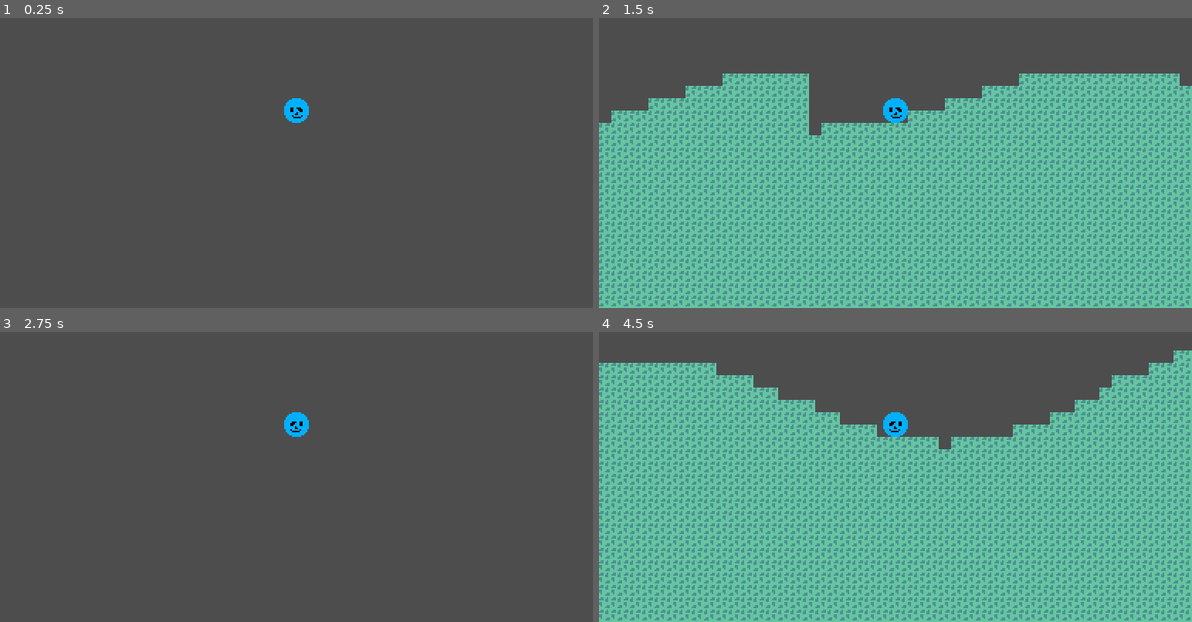
Above: before the commit, frames 1-4 (two rows, left to right).
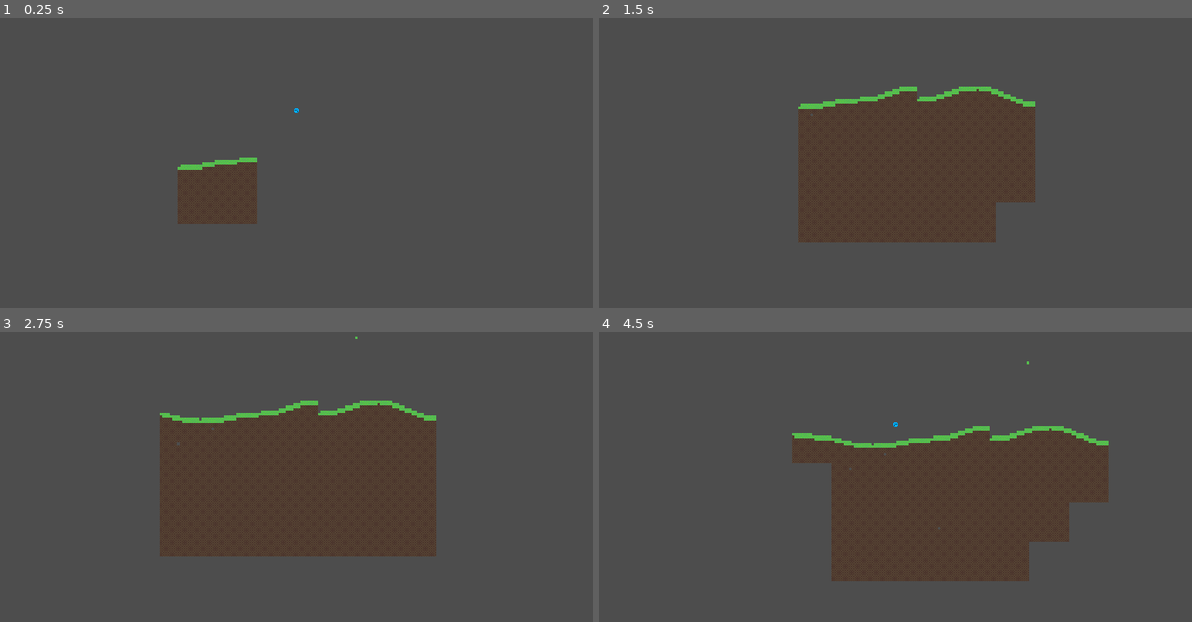
Above: after the commit, the same moments.

Repository: LordOfCheese1/sandbox_project
Game: Godot game, scene res://scenes/world.tscn
Same seed, same stepped clock (60 frames per second), same inputs: the game is played once before the commit and once after it.
Inputs (mouse positions are in pixels of both pictures, inside the frame that each line leads up to):
- Up to frame 1 (0.25 s): no input
- Up to frame 2 (1.5 s): move the mouse to (1025, 90) at 0.52 s; press the mouse at (1025, 90) at 0.53 s; hold D (right) from 0.53 s (still down); tap Space (jump) at 0.77 s; move the mouse to (776, 131) at 1.27 s; release the mouse at (776, 131) at 1.28 s; tap E (test, bound only after the commit) at 1.35 s
- Up to frame 3 (2.75 s): tap Space (jump) at 1.52 s; click (177, 445) at 1.55 s; move the mouse to (355, 337) at 2.02 s; release D (right) at 2.03 s; hold A (left) from 2.03 s (still down); hold Right mouse button (test, bound only before the commit) from 2.03 s (still down); click (355, 337) at 2.3 s
- Up to frame 4 (4.5 s): tap Enter at 2.75 s; move the mouse to (865, 503) at 2.77 s; release A (left) at 2.78 s; release Right mouse button (test, bound only before the commit) at 2.78 s; hold D (right) 2.78-4.28 s; click (865, 503) at 2.85 s; tap Space (jump) at 3.02, 3.77 s; move the mouse to (1073, 482) at 3.52 s; press the mouse at (1073, 482) at 3.53 s; move the mouse to (717, 363) at 4.27 s; release the mouse at (717, 363) at 4.28 s; hold A (left) from 4.28 s (still down); tap E (test, bound only after the commit) at 4.35 s

The runs differ from the first frame. In frame 1, 3.2% of the frame differs, in the area x 29-53%, y 27-72%; in frame 2, 76%; in frame 3, 24%; in frame 4, 78%, in the area x 0-100%, y 6-100%.

Commit message:
edits to the terrain

Diff:
--- /dev/null
+++ b/prefabs/autoloads/save_values.tscn
@@ -0,0 +1,6 @@
+[gd_scene load_steps=2 format=3 uid="uid://1oalbpsahyyu"]
+
+[ext_resource type="Script" path="res://scripts/autoloads/save_values.gd" id="1_fdwgc"]
+
+[node name="SaveValues" type="Node2D"]
+script = ExtResource("1_fdwgc")
--- /dev/null
+++ b/prefabs/autoloads/world_map_tools.tscn
@@ -0,0 +1,6 @@
+[gd_scene load_steps=2 format=3 uid="uid://7qmwwmxoy2px"]
+
+[ext_resource type="Script" path="res://scripts/autoloads/world_map_tools.gd" id="1_gfvqr"]
+
+[node name="world_map_tools" type="Node2D"]
+script = ExtResource("1_gfvqr")
--- a/prefabs/characters/player.tscn
+++ b/prefabs/characters/player.tscn
@@ -3,8 +3,8 @@
 [ext_resource type="Script" path="res://scripts/characters/player.gd" id="1_46lpb"]
 [ext_resource type="Texture2D" uid="uid://cm18ror648213" path="res://textures/player.png" id="2_q77yd"]
 
-[sub_resource type="CircleShape2D" id="CircleShape2D_pevvy"]
-radius = 8.0
+[sub_resource type="RectangleShape2D" id="RectangleShape2D_d2t34"]
+size = Vector2(10, 14)
 
 [node name="player" type="CharacterBody2D"]
 script = ExtResource("1_46lpb")
@@ -13,6 +13,8 @@
 texture = ExtResource("2_q77yd")
 
 [node name="CollisionShape2D" type="CollisionShape2D" parent="."]
-shape = SubResource("CircleShape2D_pevvy")
+position = Vector2(0, 1)
+shape = SubResource("RectangleShape2D_d2t34")
 
 [node name="Camera2D" type="Camera2D" parent="."]
+zoom = Vector2(0.2, 0.2)
--- a/prefabs/world/world_tiles.tscn
+++ b/prefabs/world/world_tiles.tscn
@@ -22,6 +22,14 @@
 1:1/0/physics_layer_0/linear_velocity = Vector2(0, 0)
 1:1/0/physics_layer_0/angular_velocity = 0.0
 1:1/0/physics_layer_0/polygon_0/points = PackedVector2Array(-4, -4, 4, -4, 4, 4, -4, 4)
+2:0/0 = 0
+2:0/0/physics_layer_0/linear_velocity = Vector2(0, 0)
+2:0/0/physics_layer_0/angular_velocity = 0.0
+2:0/0/physics_layer_0/polygon_0/points = PackedVector2Array(-4, -4, 4, -4, 4, 4, -4, 4)
+3:0/0 = 0
+3:0/0/physics_layer_0/linear_velocity = Vector2(0, 0)
+3:0/0/physics_layer_0/angular_velocity = 0.0
+3:0/0/physics_layer_0/polygon_0/points = PackedVector2Array(-4, -4, 4, -4, 4, 4, -4, 4)
 
 [sub_resource type="TileSet" id="TileSet_agt46"]
 tile_size = Vector2i(8, 8)
--- a/project.godot
+++ b/project.godot
@@ -19,6 +19,8 @@
 
 Globals="*res://prefabs/autoloads/globals.tscn"
 Sandmath="*res://prefabs/autoloads/sandmath.tscn"
+SaveValues="*res://prefabs/autoloads/save_values.tscn"
+WorldMapTools="*res://prefabs/autoloads/world_map_tools.tscn"
 
 [display]
 
@@ -57,7 +59,17 @@
 }
 test={
 "deadzone": 0.5,
-"events": [Object(InputEventMouseButton,"resource_local_to_scene":false,"resource_name":"","device":-1,"window_id":0,"alt_pressed":false,"shift_pressed":false,"ctrl_pressed":false,"meta_pressed":false,"button_mask":2,"position":Vector2(114, 8),"global_position":Vector2(120, 71),"factor":1.0,"button_index":2,"canceled":false,"pressed":true,"double_click":false,"script":null)
+"events": [Object(InputEventKey,"resource_local_to_scene":false,"resource_name":"","device":-1,"window_id":0,"alt_pressed":false,"shift_pressed":false,"ctrl_pressed":false,"meta_pressed":false,"pressed":false,"keycode":0,"physical_keycode":69,"key_label":0,"unicode":101,"echo":false,"script":null)
+]
+}
+excavate={
+"deadzone": 0.5,
+"events": [Object(InputEventMouseButton,"resource_local_to_scene":false,"resource_name":"","device":-1,"window_id":0,"alt_pressed":false,"shift_pressed":false,"ctrl_pressed":false,"meta_pressed":false,"button_mask":1,"position":Vector2(222, 37),"global_position":Vector2(228, 100),"factor":1.0,"button_index":1,"canceled":false,"pressed":true,"double_click":false,"script":null)
+]
+}
+place={
+"deadzone": 0.5,
+"events": [Object(InputEventMouseButton,"resource_local_to_scene":false,"resource_name":"","device":-1,"window_id":0,"alt_pressed":false,"shift_pressed":false,"ctrl_pressed":false,"meta_pressed":false,"button_mask":2,"position":Vector2(347, 19),"global_position":Vector2(353, 82),"factor":1.0,"button_index":2,"canceled":false,"pressed":true,"double_click":false,"script":null)
 ]
 }
 
--- /dev/null
+++ b/scripts/autoloads/save_values.gd
@@ -0,0 +1 @@
+extends Node2D
--- /dev/null
+++ b/scripts/autoloads/world_map_tools.gd
@@ -0,0 +1,23 @@
+extends Node2D
+
+const SURFACE_HEIGHT = 36
+const CURVE_POINT_DISTANCE = 24
+const CHUNK_SIZE = 16
+const MAX_ACTIVE_CHUNKS = 6 # This squared is the final amount of chunks
+const TILE_SIZE = 8
+
+var edited_chunks = {} # -> chunk pos : [[tile_pos1, tile_id1], [tile_pos2, tile_id_2]...], TO BE CHANGED FROM ARRAY TO DICTIONARY
+var recently_updated = []
+
+
+func edit_tile(pos : Vector2, new_tile = -1):
+	# NOTE: these are in the tilemap coordinate system, so divided by tile size
+	var chunk_pos = Vector2(snapped(pos.x, TILE_SIZE * CHUNK_SIZE) / TILE_SIZE, snapped(pos.y, TILE_SIZE * CHUNK_SIZE) / TILE_SIZE)
+	var tile_pos = Vector2(snapped(pos.x, TILE_SIZE) / TILE_SIZE, snapped(pos.y, TILE_SIZE) / TILE_SIZE)
+
+	if !edited_chunks.has(chunk_pos):
+		edited_chunks[chunk_pos] = {tile_pos : [new_tile]}
+	else:
+		edited_chunks[chunk_pos][tile_pos] = [new_tile]
+
+	recently_updated.append([tile_pos, new_tile])
--- a/scripts/characters/player.gd
+++ b/scripts/characters/player.gd
@@ -1,10 +1,10 @@
 extends CharacterBody2D
 
-const MOVE_SPEED : float = 80
+const MOVE_SPEED : float = 90
 const JUMP_HEIGHT : float = -200
 const GRAVITY : float = 500
 
-var accel = 0.2
+var accel = 0.25
 var input_allowed = true
 var jump_buffer_time = 0.0
 var has_released_jump_button = true
@@ -76,3 +76,10 @@
 	if Input.is_action_pressed("test"):
 		position = lerp(position, get_global_mouse_position(), 0.1)
 		velocity = Vector2(0, 0)
+
+
+	if Input.is_action_pressed("excavate"):
+		WorldMapTools.edit_tile(get_global_mouse_position() - Vector2(4, 4))
+
+	if Input.is_action_pressed("place"):
+		WorldMapTools.edit_tile(get_global_mouse_position() - Vector2(4, 4), 0)
--- a/scripts/world/world_tiles.gd
+++ b/scripts/world/world_tiles.gd
@@ -1,10 +1,4 @@
 extends TileMap
-
-const SURFACE_HEIGHT = 36
-const CURVE_POINT_DISTANCE = 24
-const CHUNK_SIZE = 16
-const MAX_ACTIVE_CHUNKS = 8 # This squared is the final amount of chunks
-const TILE_SIZE = 8
 
 var chunk_queue = []
 var active_chunks = [] # this uses the chunk origin, so top left, a chunk is 16*16 tiles or 64*64 pixels
@@ -23,7 +17,7 @@
 	for i in len(active_chunks):
 		var chunk = active_chunks[i - temp_removed_chunk_amt]
 		# check if distance to player is higher than max active chunks
-		if abs(chunk.x - Globals.player_pos.x) + abs(chunk.y - Globals.player_pos.y) > CHUNK_SIZE * MAX_ACTIVE_CHUNKS * TILE_SIZE:
+		if abs(chunk.x - Globals.player_pos.x) + abs(chunk.y - Globals.player_pos.y) > WorldMapTools.CHUNK_SIZE * WorldMapTools.MAX_ACTIVE_CHUNKS * WorldMapTools.TILE_SIZE:
 			# queue chunk for deletion and remove from active chunks, temp_removed_chunk_amt exists to not reference nonexistent indexes
 			queue_chunk_deletion(active_chunks[i- temp_removed_chunk_amt])
 			active_chunks.remove_at(i - temp_removed_chunk_amt)
@@ -39,6 +33,10 @@
 		clear_chunk_by_pos(deletion_queue[0])
 		deletion_queue.remove_at(0)
 
+	for tile in WorldMapTools.recently_updated:
+		set_cell(0, tile[0], 0, Vector2(tile[1], 0), 0)
+	WorldMapTools.recently_updated = []
+
 
 func queue_chunk_creation(pos : Vector2):
 	chunk_queue.append(pos)
@@ -49,29 +47,37 @@
 
 
 func generate_chunk_by_pos(pos : Vector2):
-	for x in range(CHUNK_SIZE):
-		for y in range(CHUNK_SIZE):
-			var real_pos = Vector2(pos.x / TILE_SIZE + x, pos.y / TILE_SIZE + y)
+	for x in range(WorldMapTools.CHUNK_SIZE):
+		for y in range(WorldMapTools.CHUNK_SIZE):
+			var real_pos = Vector2(pos.x / WorldMapTools.TILE_SIZE + x, pos.y / WorldMapTools.TILE_SIZE + y)
 			if real_pos.y > get_curve_surface(real_pos):
-				set_cell(0, Vector2(real_pos.x, real_pos.y), 0, Vector2(0, 1), 0)
+				set_cell(0, Vector2(real_pos.x, real_pos.y), 0, Vector2(2, 0), 0)
+			if abs(real_pos.y - get_curve_surface(real_pos)) < 1:
+				set_cell(0, Vector2(real_pos.x, real_pos.y), 0, Vector2(0, 0), 0)
+	# edits
+	# check if current chunk has any edits
+	if WorldMapTools.edited_chunks.has(Vector2(pos.x / WorldMapTools.TILE_SIZE, pos.y / WorldMapTools.TILE_SIZE)):
+		# loop through tiles
+		for tile_pos in WorldMapTools.edited_chunks[Vector2(pos.x / WorldMapTools.TILE_SIZE, pos.y / WorldMapTools.TILE_SIZE)]:
+			set_cell(0, tile_pos, 0, Vector2(WorldMapTools.edited_chunks[Vector2(pos.x / WorldMapTools.TILE_SIZE, pos.y / WorldMapTools.TILE_SIZE)][tile_pos][0], 0), 0)
 
 
 func clear_chunk_by_pos(pos : Vector2):
-	for x in range(CHUNK_SIZE):
-		for y in range(CHUNK_SIZE):
-			var real_pos = Vector2(pos.x / TILE_SIZE + x, pos.y / TILE_SIZE + y)
+	for x in range(WorldMapTools.CHUNK_SIZE):
+		for y in range(WorldMapTools.CHUNK_SIZE):
+			var real_pos = Vector2(pos.x / WorldMapTools.TILE_SIZE + x, pos.y / WorldMapTools.TILE_SIZE + y)
 			set_cell(0, real_pos, -1, Vector2(-1, -1), -1)
 
 
 func get_curve_surface(pos : Vector2):
 	# basically just subtracting the leftover from x so it's snapped to the point to its left
-	var start_x = pos.x - fmod(pos.x, CURVE_POINT_DISTANCE)
+	var start_x = pos.x - fmod(pos.x, WorldMapTools.CURVE_POINT_DISTANCE)
 
 	# adding constant distance then subtracting the leftover to get the point to the right
-	var end_x = pos.x + CURVE_POINT_DISTANCE - fmod(pos.x, CURVE_POINT_DISTANCE)
+	var end_x = pos.x + WorldMapTools.CURVE_POINT_DISTANCE - fmod(pos.x, WorldMapTools.CURVE_POINT_DISTANCE)
 
 	# get the current transition of x from start(0) to finish(1), i.e. from 16 to 32, if x was 24, 0.5 would be returned, inverted if x < 0
-	var transition_value = (start_x - pos.x) / CURVE_POINT_DISTANCE
+	var transition_value = (start_x - pos.x) / WorldMapTools.CURVE_POINT_DISTANCE
 	if pos.x < 0:
 		transition_value = 1 - transition_value
 
@@ -80,7 +86,7 @@
 
 
 func generate_y_height_for_x(x : float):
-	return Sandmath.biased_randi_range(SURFACE_HEIGHT - 20, SURFACE_HEIGHT + 20, 0, 4, x + Globals.world_seed)
+	return Sandmath.biased_randi_range(WorldMapTools.SURFACE_HEIGHT - 20, WorldMapTools.SURFACE_HEIGHT + 20, 0, 4, x + Globals.world_seed)
 
 
 func cerp(a, b, transition_value : float): # transition value ranges from 0 to 1
@@ -89,13 +95,20 @@
 
 
 func generate_based_on_playerpos():
-	var current_centre = Vector2(snapped(Globals.player_pos.x, CHUNK_SIZE * TILE_SIZE), snapped(Globals.player_pos.y, CHUNK_SIZE * TILE_SIZE)) # snapped to 64 because 16(chunk size) * 4(tile size)
+	# snapped to 64 because 16(chunk size) * 4(tile size), it ends up being in global coordinates
+	var current_centre = Vector2(snapped(Globals.player_pos.x, WorldMapTools.CHUNK_SIZE * WorldMapTools.TILE_SIZE), snapped(Globals.player_pos.y, WorldMapTools.CHUNK_SIZE * WorldMapTools.TILE_SIZE))
 	# go through all possible chunk positions around the player pos
-	for x in MAX_ACTIVE_CHUNKS:
-		for y in MAX_ACTIVE_CHUNKS:
-			var chunk = Vector2(current_centre.x + (x - snapped(MAX_ACTIVE_CHUNKS / 2, 1)) * CHUNK_SIZE * TILE_SIZE, current_centre.y + (y - snapped(MAX_ACTIVE_CHUNKS / 2, 1)) * CHUNK_SIZE * TILE_SIZE)
+	for x in WorldMapTools.MAX_ACTIVE_CHUNKS:
+		for y in WorldMapTools.MAX_ACTIVE_CHUNKS:
+			var chunk = Vector2(current_centre.x + (x - snapped(WorldMapTools.MAX_ACTIVE_CHUNKS / 2, 1)) * WorldMapTools.CHUNK_SIZE * WorldMapTools.TILE_SIZE, current_centre.y + (y - snapped(WorldMapTools.MAX_ACTIVE_CHUNKS / 2, 1)) * WorldMapTools.CHUNK_SIZE * WorldMapTools.TILE_SIZE)
 			# if chunk is not already present, queue creation of that chunk
 			if active_chunks.has(chunk) or chunk_queue.has(chunk):
 				pass
 			else:
+				# final chunk coordinate is global
 				queue_chunk_creation(chunk)
+
+
+func load_edited_tiles_in_chunk(chunk_pos : Vector2):
+	for tile in WorldMapTools.edited_chunks[chunk_pos]: # [pos, tile atlas x coordinate]
+		set_cell(0, tile[0], 0, Vector2(tile[1], 0), 0)
Binary file changed: textures/world_tiles.png
